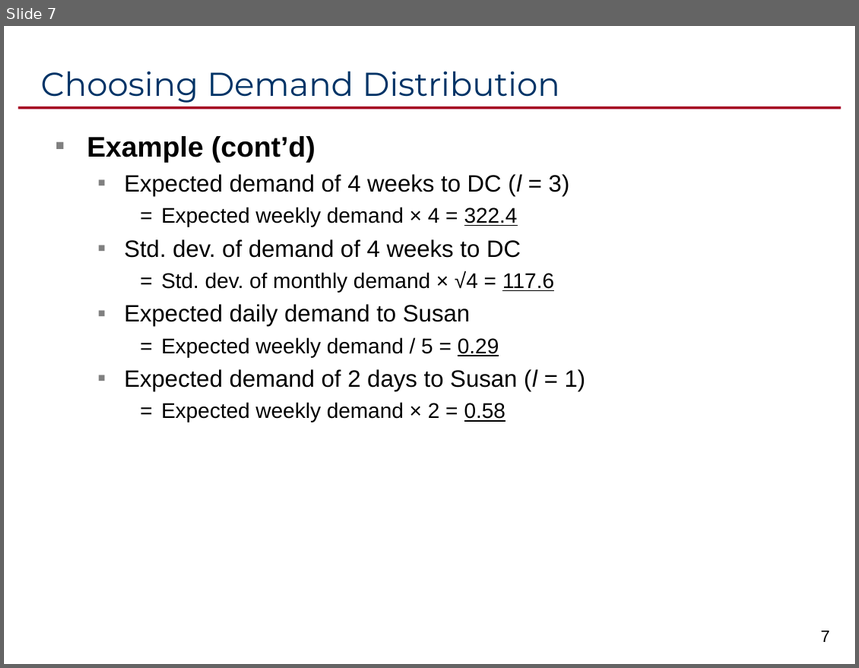
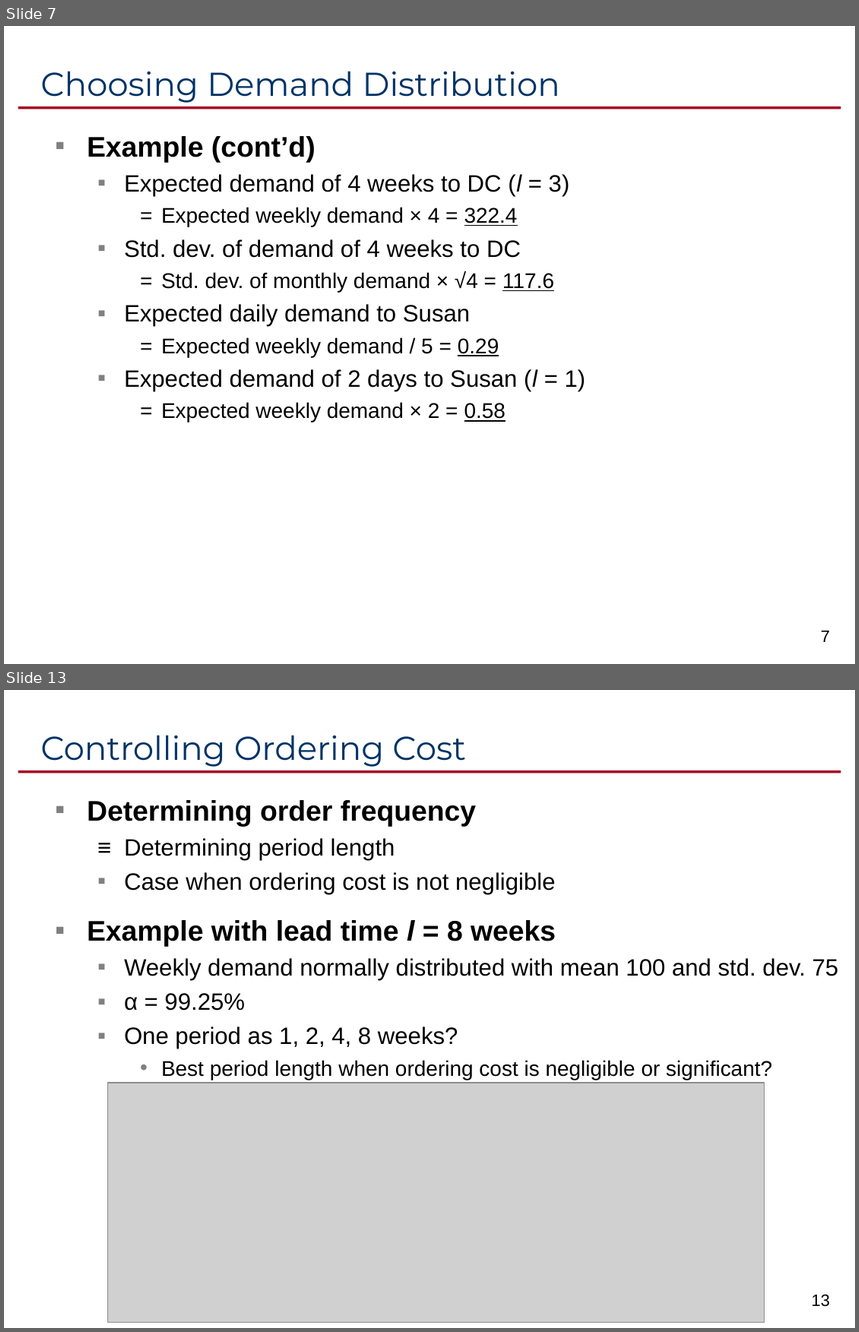
Before and after one commit to ikelab/courses, a slide deck: pm2016/c14.ppt. Shown one above the other, each under a label of ours: slide 7 before the commit, slides 7 and 13 after it; the slides between them are not shown. The pictures are 859x668 and 859x1332 pixels, drawn with LibreOffice and Linux fonts; fonts in the diff are those of the drawing; grey boxes stand for pictures. Boxes give left, top, right and bottom in pixels: in the first picture for what was removed or moved away, otherwise in the second. Text is boxed around its words. In the diff, an @@ line names an element or a change of style, - is before the commit and + after.

```diff
--- a/pm2016/c14.ppt
+++ b/pm2016/c14.ppt
@@ slide 13 added at <box>4,690,855,1328</box>, background #FFFFFF; not listed: 1 template element that a slide beside it also shows @@
@@ title added at <box>40,735,466,767</box>, 28 pt, text #003366 @@
+Controlling Ordering Cost
@@ text added at <box>87,800,839,1080</box>, 20 pt, text #000000 @@
+▪ Determining order frequency
+  ≡ Determining period length
+  ▪ Case when ordering cost is not negligible
+▪ Example with lead time l = 8 weeks
+  ▪ Weekly demand normally distributed with mean 100 and std. dev. 75
+  ▪ α = 99.25%
+  ▪ One period as 1, 2, 4, 8 weeks?
+    • Best period length when ordering cost is negligible or significant?
@@ picture added at <box>108,1083,765,1323</box> @@
@@ page number added at <box>812,1294,830,1307</box>, 14 pt, text #000000 @@
+13
```
Also in this commit, not shown: 5 slides changed, 9 other slides added.
